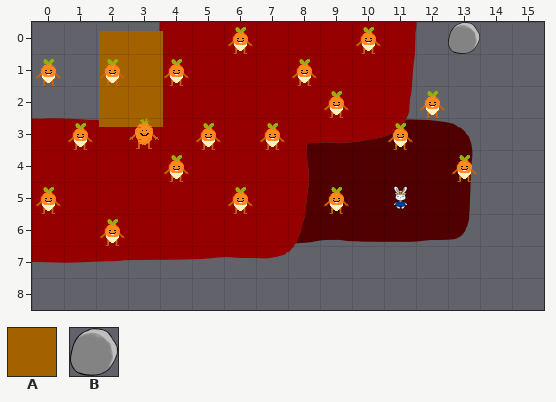
A Tiled map gets an edit: assets/level-editor/unit_br_1.tmx. The picture above is the old version.
Cells are 32x32 px. Shown: x 0..15, y 0..8.
Key: from "environment": A 0 "PlantingSpot", B 1 "Rock".
Objects are placed by their top-left corner, in cells (3,4 is the top-left corner of cell 3,4); size is 1x1 cell unless given.
Objects on layer "environment" before:
B "Rock" at 13,0
A "PlantingSpot" at 2.1,0.3 size 2x3
The result:
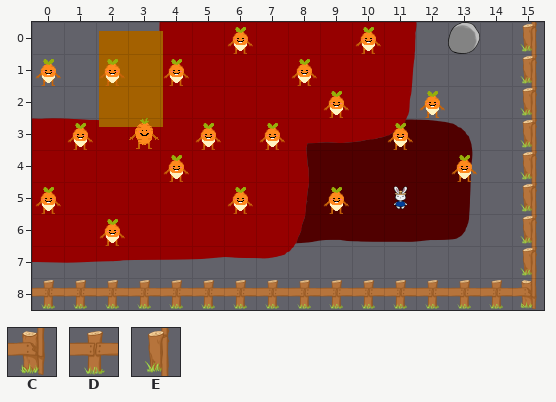
Further tiles: from "environment": C 7 "Decoration", D 8 "Decoration", E 10 "Decoration".
Commit message: added all decorations
Diff:
{"where": "layer \"environment\""}
{"now": "E \"Decoration\" at 15,0"}
{"now": "E \"Decoration\" at 15,1"}
{"now": "E \"Decoration\" at 15,2"}
{"now": "E \"Decoration\" at 15,3"}
{"now": "E \"Decoration\" at 15,4"}
{"now": "E \"Decoration\" at 15,5"}
{"now": "E \"Decoration\" at 15,6"}
{"now": "E \"Decoration\" at 15,7"}
{"now": "D \"Decoration\" at 1,8"}
{"now": "D \"Decoration\" at 2,8"}
{"now": "D \"Decoration\" at 3,8"}
{"now": "D \"Decoration\" at 4,8"}
{"now": "D \"Decoration\" at 5,8"}
{"now": "D \"Decoration\" at 6,8"}
{"now": "D \"Decoration\" at 7,8"}
{"now": "D \"Decoration\" at 8,8"}
{"now": "D \"Decoration\" at 9,8"}
{"now": "D \"Decoration\" at 10,8"}
{"now": "D \"Decoration\" at 11,8"}
{"now": "D \"Decoration\" at 12,8"}
{"now": "D \"Decoration\" at 13,8"}
{"now": "D \"Decoration\" at 14,8"}
{"now": "D \"Decoration\" at 0,8"}
{"now": "C \"Decoration\" at 15,8"}
{"label":"added","picture_box":[32,22,537,310]}
